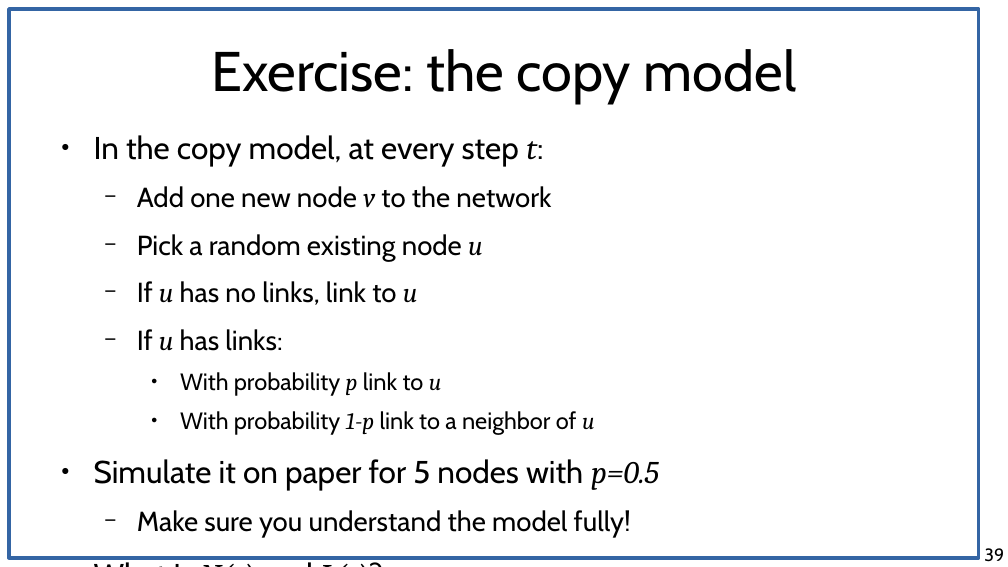
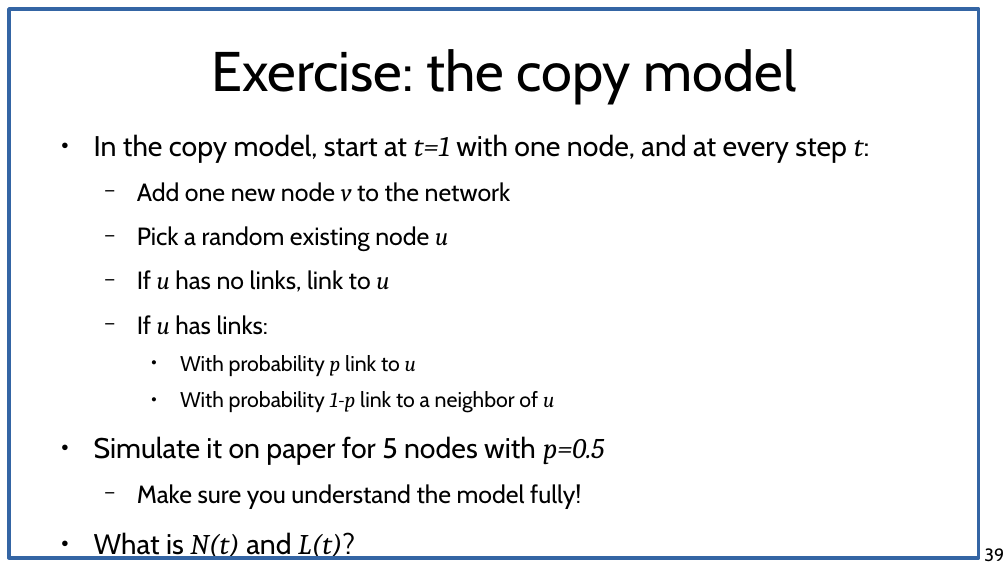
Before and after one commit to chatox/networks-science-course, a slide deck: slide 39 of theory/tt05_preferential_attachment.odp. Drawn at 1008x567 pixels with LibreOffice and Linux fonts; fonts in the diff are those of the drawing. Boxes give left, top, right and bottom in pixels: in the first picture for what was removed or moved away, otherwise in the second. Text is boxed around its words. In the diff, an @@ line names an element or a change of style, - is before the commit and + after.

Commit message:
Exercise

```diff
--- a/theory/tt05_preferential_attachment.odp
+++ b/theory/tt05_preferential_attachment.odp
@@ text at [94,134,869,163]: text changed; size 24.8 to 22.4 pt @@
-● In the copy model, at every step t:
+● In the copy model, start at t=1 with one node, and at every step t:
@@ text at [94,182,604,560]: size 21.7 to 19.6 pt in "Add one new node v to the ...", "Pick a random existing node u", "If u has no links, link to ...", "If u has links:" and 1 more places; size 18.6 to 16.8 pt in "With probability p link to u", "With probability 1-p link to a neighbor ..."; size 24.8 to 22.4 pt in "Simulate it on paper for 5 nodes ...", "What is N(t) and L(t)?" @@
```
Also in this commit, not shown: 19 other slides changed, 1 slide added, 1 slide removed, 1 other file.
